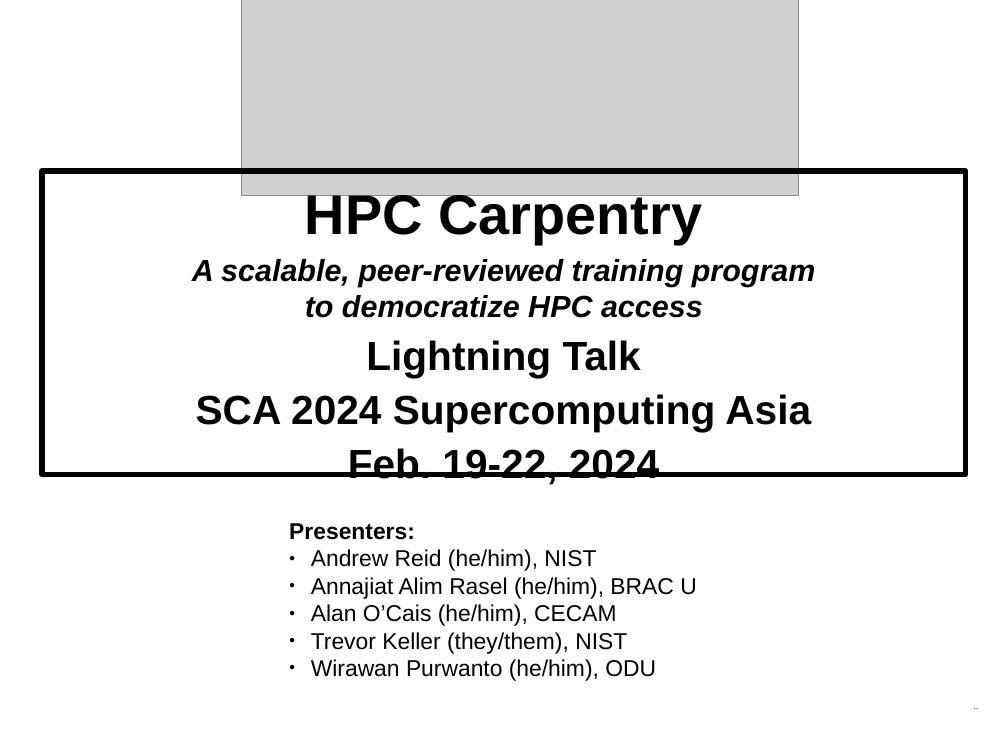
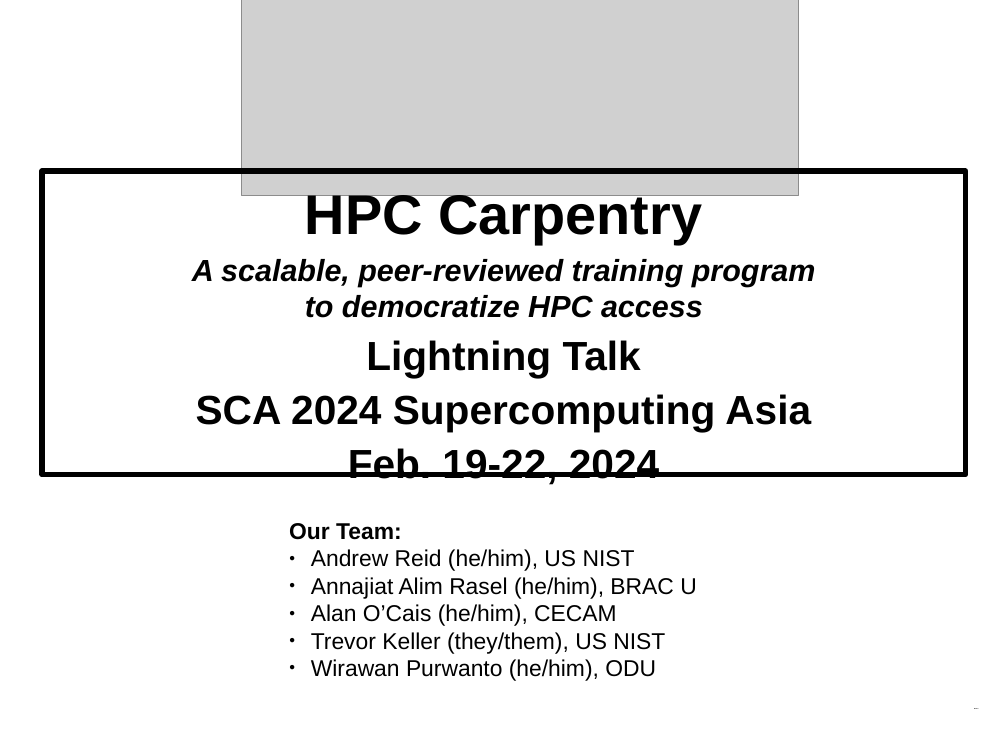
Before and after one commit to hpc-carpentry/coordination, a slide deck: slide 1 of conferences/SCA2024/sca2024_presentation.odp. Drawn at 1008x756 pixels with LibreOffice and Linux fonts; fonts in the diff are those of the drawing; grey boxes stand for pictures. Boxes give left, top, right and bottom in pixels: in the first picture for what was removed or moved away, otherwise in the second. Text is boxed around its words. In the diff, an @@ line names an element or a change of style, - is before the commit and + after.

```diff
--- a/conferences/SCA2024/sca2024_presentation.odp
+++ b/conferences/SCA2024/sca2024_presentation.odp
@@ text at box(289, 523, 635, 571): text changed @@
-Presenters:
-● Andrew Reid (he/him), NIST
+Our Team:
+● Andrew Reid (he/him), US NIST
@@ text at box(311, 632, 665, 654): text changed @@
-● Trevor Keller (they/them), NIST
+● Trevor Keller (they/them), US NIST
```
Also in this commit, not shown: 1 other slide changed, 1 other file.
